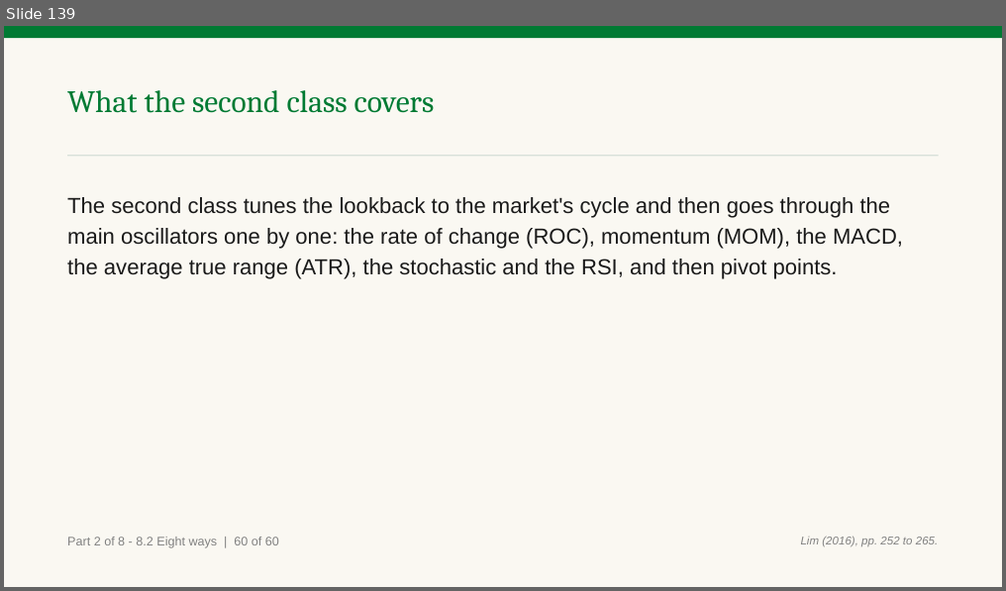
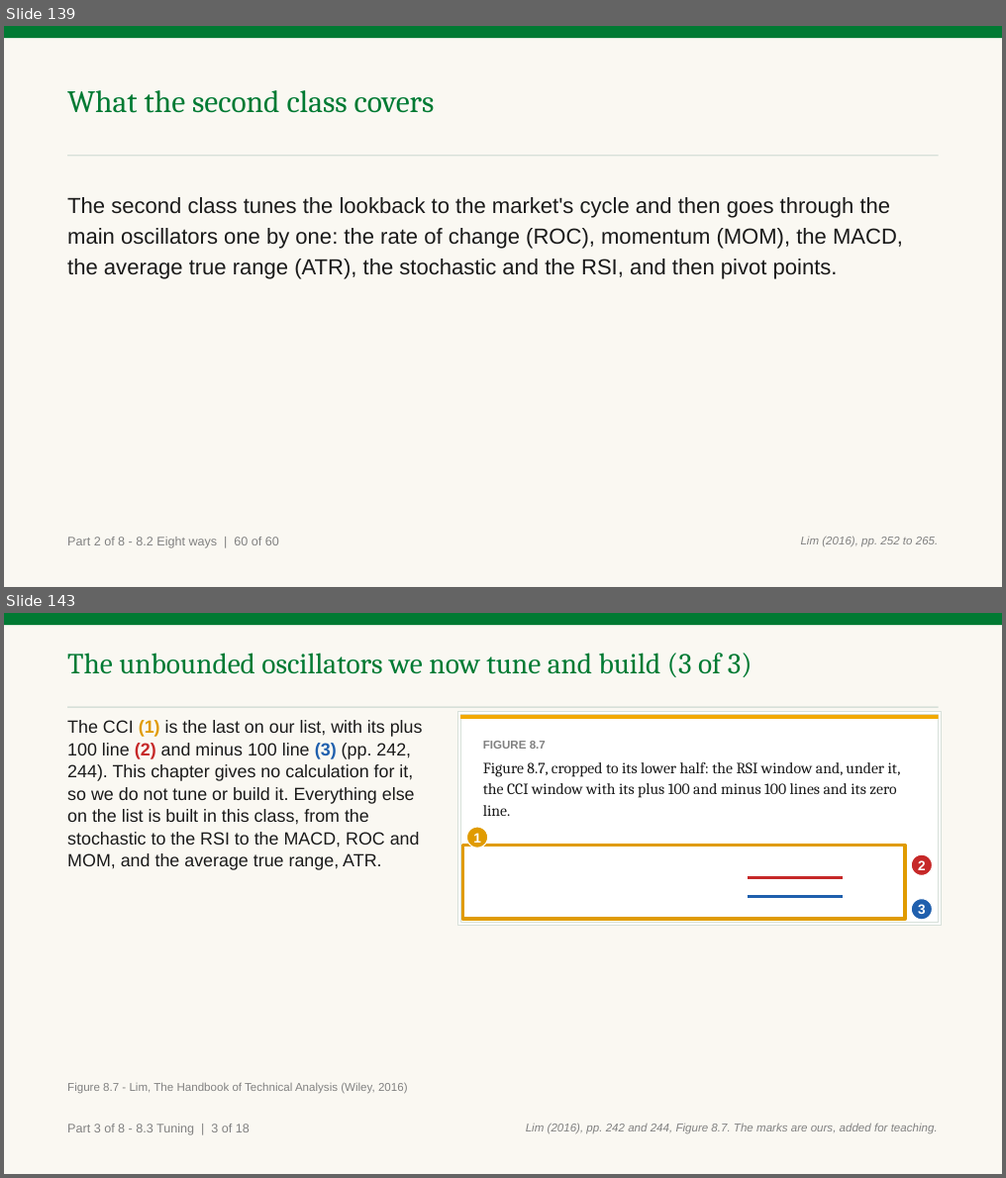
Before and after one commit to benjiesotelo-sudo/Telos_FIN1209, a slide deck: chapter-08/FIN1209-Chapter-08.pptx. Shown one above the other, each under a label of ours: slide 139 before the commit, slides 139 and 143 after it; the slides between them are not shown. The pictures are 1006x591 and 1006x1178 pixels, drawn with LibreOffice and Linux fonts; fonts in the diff are those of the drawing. Boxes give left, top, right and bottom in pixels: in the first picture for what was removed or moved away, otherwise in the second. Text is boxed around its words. In the diff, an @@ line names an element or a change of style, - is before the commit and + after.

Commit message:
Chapter 8 second class: 8.3 to 8.8 written by hand (130 slides, 12 checks, 53 charts), run card, whole-chapter and student editions

```diff
--- a/chapter-08/FIN1209-Chapter-08.pptx
+++ b/chapter-08/FIN1209-Chapter-08.pptx
@@ slide 143 added at bbox=[4, 613, 1002, 1174], background #FFFFFF @@
@@ rectangle added at bbox=[4, 613, 1002, 1174], fill #FAF8F2 @@
@@ rectangle added at bbox=[4, 613, 1002, 625], fill #007A33 @@
@@ text added at bbox=[67, 653, 752, 677], 28 pt, text #007A33 @@
+The unbounded oscillators we now tune and build (3 of 3)
@@ rectangle added at bbox=[67, 707, 939, 708], fill #D7E0D9 @@
@@ text added at bbox=[67, 720, 423, 870], 17 pt, text #1A1A1A @@
+The CCI (1) is the last on our list, with its plus 100 line (2) and minus 100 line (3) (pp. 242, 244). This chapter gives no calculation for it, so we do not tune or build it. Everything else on the list is built in this class, from the stochastic to the RSI to the MACD, ROC and MOM, and the average true range, ATR.
@@ rectangle added at bbox=[457, 712, 942, 926], fill #FFFFFF, outline #D7E0D9 1 pt @@
@@ rectangle added at bbox=[460, 715, 939, 923], fill #FFFFFF, outline #D7E0D9 1 pt @@
@@ rectangle added at bbox=[460, 715, 939, 719], fill #F2A900 @@
@@ text added at bbox=[483, 741, 901, 816], 15 pt, text #1A1A1A @@
+FIGURE 8.7
+Figure 8.7, cropped to its lower half: the RSI window and, under it, the CCI window with its plus 100 and minus 100 lines and its zero line.
@@ rectangle added at bbox=[463, 845, 905, 919], outline #E09B00 3.5 pt @@
@@ ellipse added at bbox=[466, 827, 487, 848], fill #E09B00, outline #FFFFFF 1 pt, 13 pt, text #FFFFFF, bold @@
+1
@@ line added from (747, 878) to (844, 878), #C62828 3.5 pt @@
@@ ellipse added at bbox=[912, 855, 933, 875], fill #C62828, outline #FFFFFF 1 pt, 13 pt, text #FFFFFF, bold @@
+2
@@ line added from (747, 897) to (844, 897), #1F5FAD 3.5 pt @@
@@ ellipse added at bbox=[912, 899, 933, 920], fill #1F5FAD, outline #FFFFFF 1 pt, 13 pt, text #FFFFFF, bold @@
+3
@@ text added at bbox=[67, 1082, 408, 1094], 11 pt, text #818181 @@
+Figure 8.7 - Lim, The Handbook of Technical Analysis (Wiley, 2016)
@@ text added at bbox=[67, 1124, 250, 1136], 12 pt, text #818181 @@
+Part 3 of 8 - 8.3 Tuning | 3 of 18
@@ text added at bbox=[526, 1123, 938, 1135], 11 pt, text #818181, italic @@
+Lim (2016), pp. 242 and 244, Figure 8.7. The marks are ours, added for teaching.
```
Also in this commit, not shown: 12 slides changed, 126 other slides added, 17 other files.
